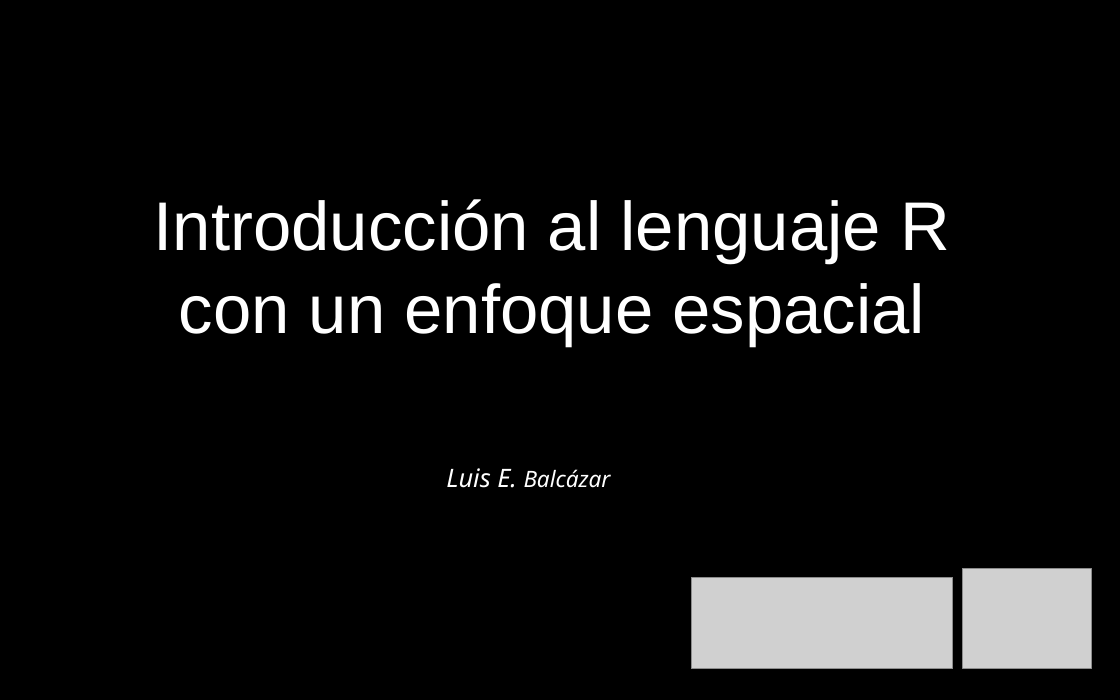
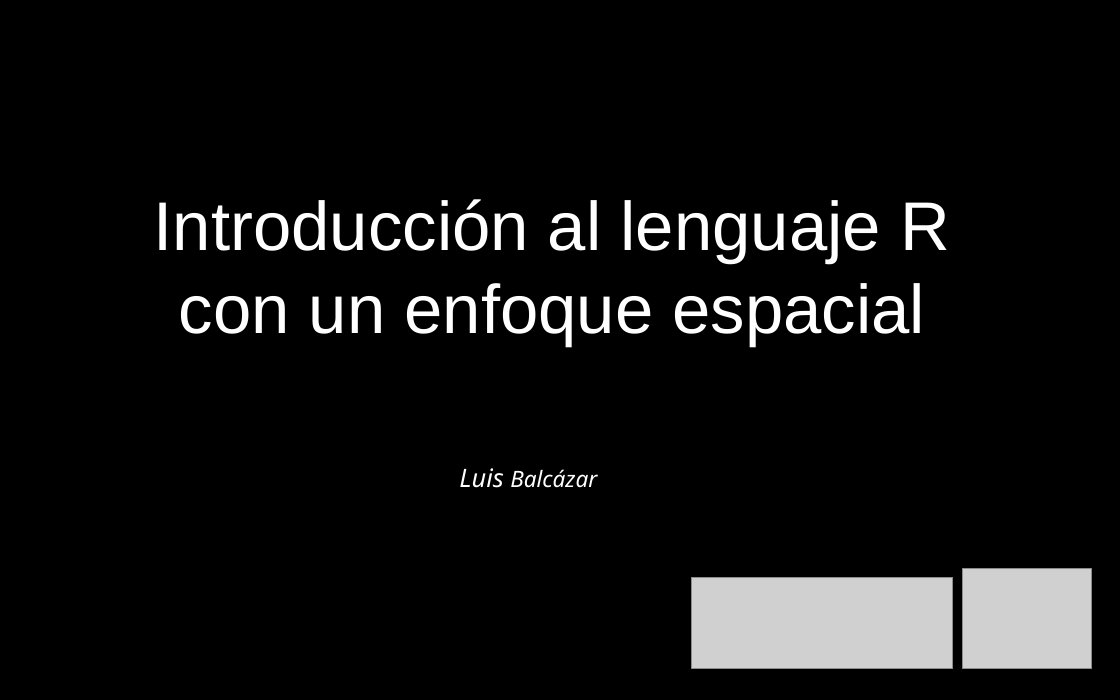
Before and after one commit to lebalcazar/R_IITCA, a slide deck: slide 1 of Presentacion/presentacion_01.odp. Drawn at 1120x700 pixels with LibreOffice and Linux fonts; fonts in the diff are those of the drawing; grey boxes stand for pictures. Boxes give left, top, right and bottom in pixels: in the first picture for what was removed or moved away, otherwise in the second. Text is boxed around its words. In the diff, an @@ line names an element or a change of style, - is before the commit and + after.

```diff
--- a/Presentacion/presentacion_01.odp
+++ b/Presentacion/presentacion_01.odp
@@ text in freeform shape at box(459, 468, 597, 488): text changed @@
-Luis E. Balcázar
+Luis Balcázar
```
Also in this commit, not shown: 4 other slides changed, 2 slides added, 2 slides removed, 2 other files.
